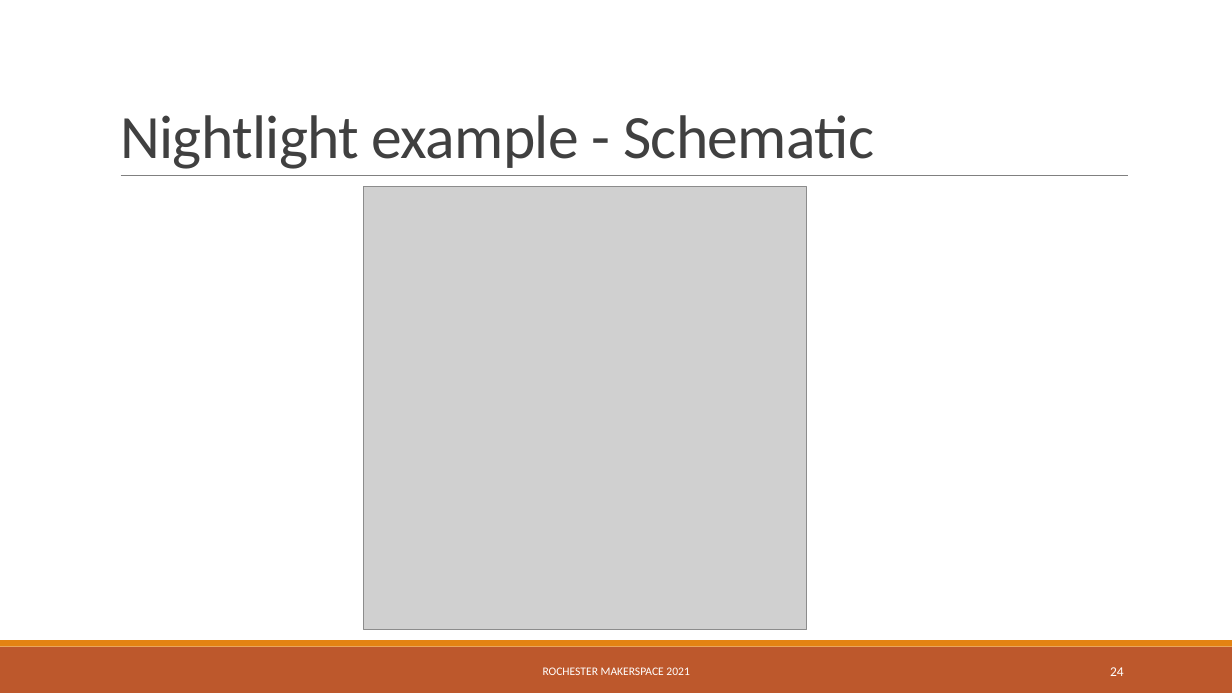
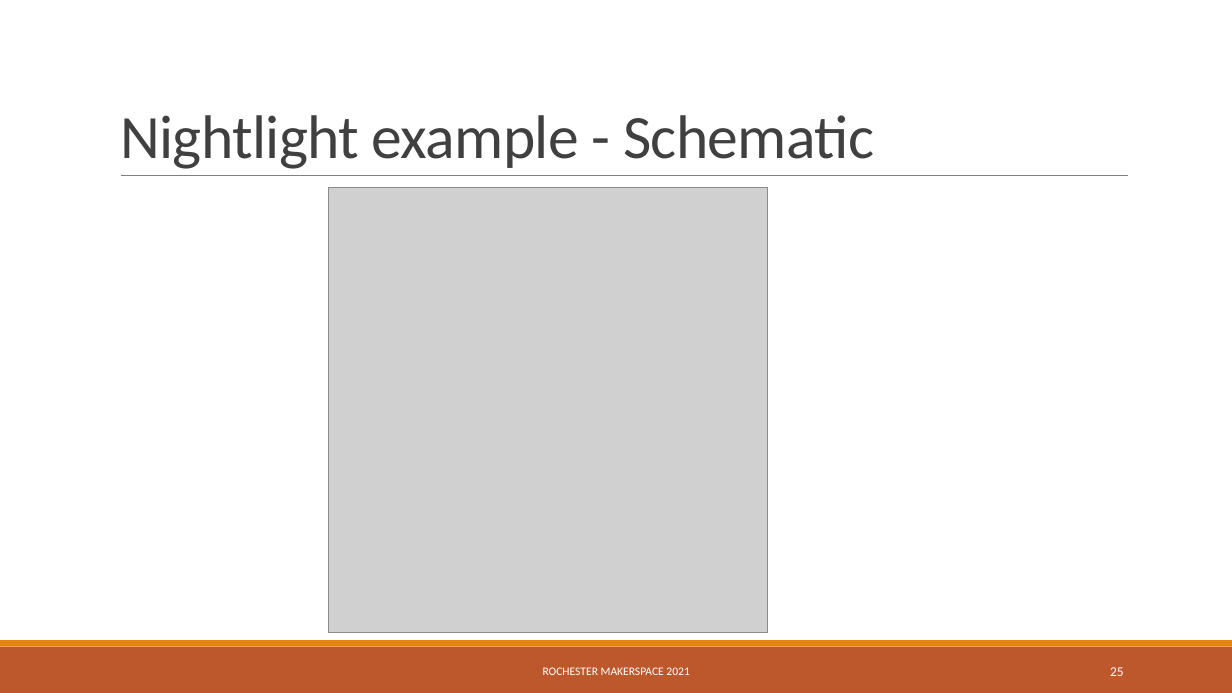
Before and after one commit to RochesterMakerSpace/ArduinoClass, a slide deck: slide 25 of docs/Introduction to Arduino.pptx (slide 24 before the commit). Drawn at 1232x693 pixels with LibreOffice and Linux fonts; fonts in the diff are those of the drawing; grey boxes stand for pictures. Boxes give left, top, right and bottom in pixels: in the first picture for what was removed or moved away, otherwise in the second. Text is boxed around its words. In the diff, an @@ line names an element or a change of style, - is before the commit and + after.

```diff
--- a/docs/Introduction to Arduino.pptx
+++ b/docs/Introduction to Arduino.pptx
@@ picture: place and size @@
-picture at bbox=[364, 187, 808, 630]
+picture at bbox=[329, 188, 768, 632]
@@ page number at bbox=[1110, 667, 1124, 676]: text changed @@
-24
+25
```
Also in this commit, not shown: 4 other slides changed, 1 slide added, 7 other files.
